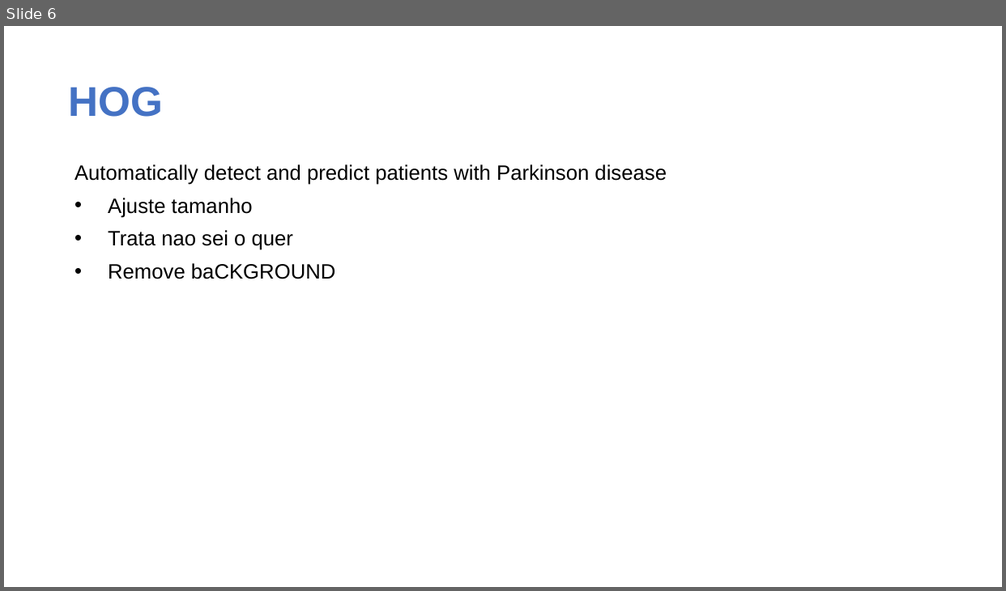
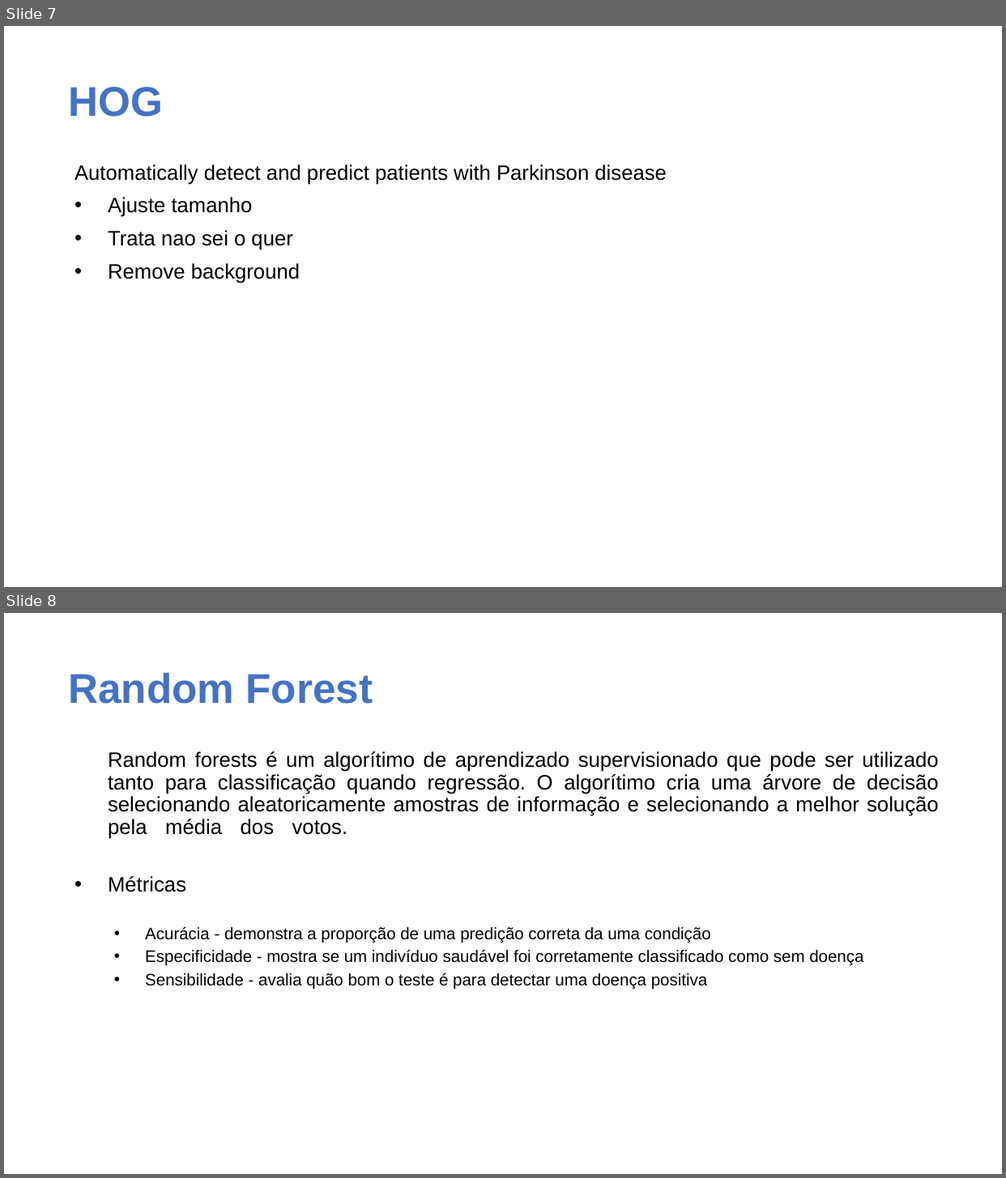
Before and after one commit to andrerclaudio/parkinson-prediction, a slide deck: Presentation.pptx. Shown one above the other, each under a label of ours: slide 6 before the commit, slides 7 and 8 after it. The pictures are 1006x591 and 1006x1178 pixels, drawn with LibreOffice and Linux fonts; fonts in the diff are those of the drawing; background and template pictures are left out. Boxes give left, top, right and bottom in pixels: in the first picture for what was removed or moved away, otherwise in the second. Text is boxed around its words. In the diff, an @@ line names an element or a change of style, - is before the commit and + after.

```diff
--- a/Presentation.pptx
+++ b/Presentation.pptx
@@ slide 8 added at (x1=4, y1=613, x2=1002, y2=1174), background picture (left out) @@
@@ text added at (x1=68, y1=673, x2=373, y2=704), 40 pt, text #4472C4, bold @@
+Random Forest
@@ text added at (x1=108, y1=752, x2=939, y2=990), 20 pt, text #000000 @@
+Random forests é um algorítimo de aprendizado supervisionado que pode ser utilizado tanto para classificação quando regressão. O algorítimo cria uma árvore de decisão selecionando aleatoricamente amostras de informação e selecionando a melhor solução pela média dos votos.
+• Métricas
+  • Acurácia - demonstra a proporção de uma predição correta da uma condição
+  • Especificidade - mostra se um indivíduo saudável foi corretamente classificado como sem doença
+  • Sensibilidade - avalia quão bom o teste é para detectar uma doença positiva
@@ what was slide 6 is now slide 7 @@
@@ slide 7 changed as well @@
@@ text at (x1=108, y1=263, x2=300, y2=284): text changed @@
-• Remove baCKGROUND
+• Remove background
```
Also in this commit, not shown: 3 other slides changed, 3 other slides added, 3 slides removed.
